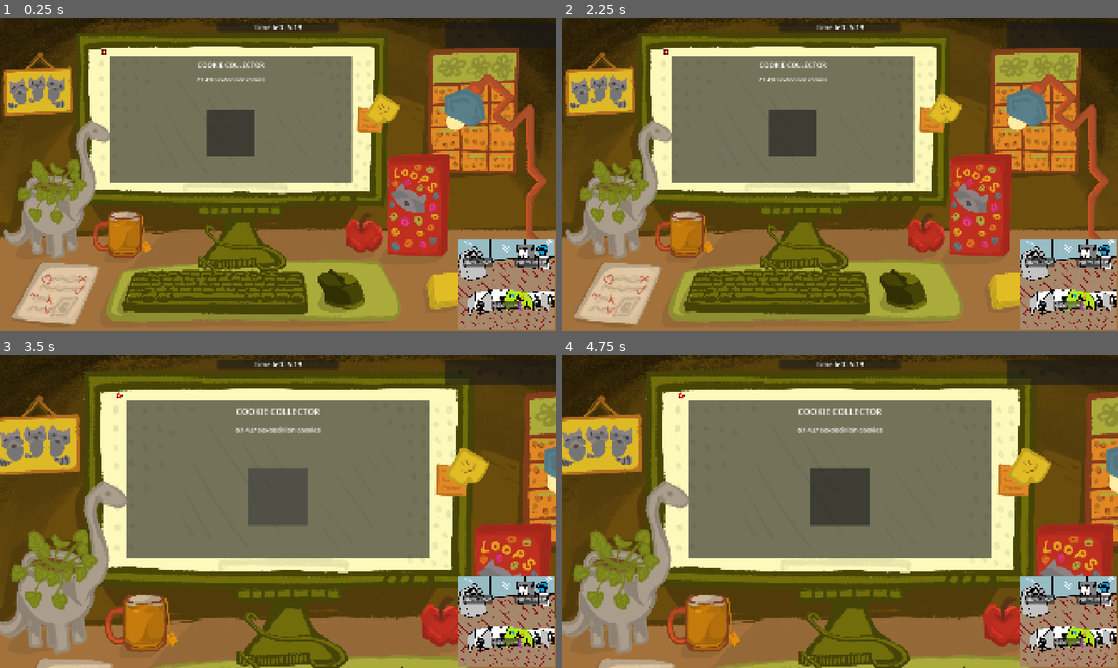
Above: before the commit, frames 1-4 (two rows, left to right).
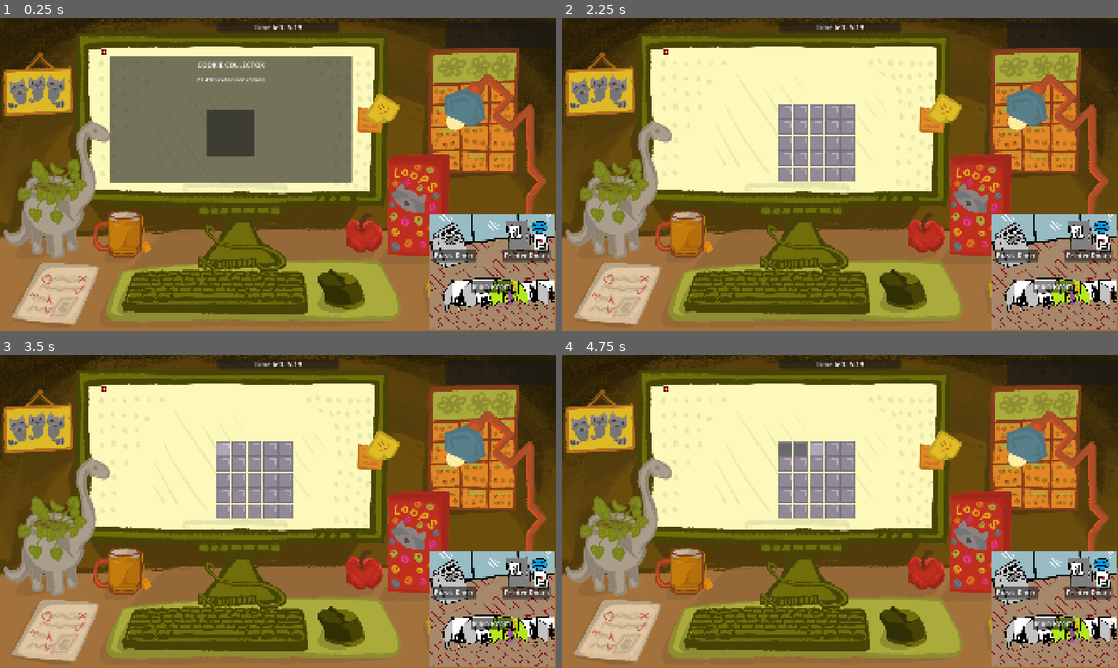
Above: after the commit, the same moments.

Repository: Pudding3160/cookie-jam
Game: Godot game, scene res://Scenes/MAIN/main.tscn
Same seed, same stepped clock (60 frames per second), same inputs: the game is played once before the commit and once after it. The engine's default icon, where the game draws it, is replaced by a stand-in: a white triangle on a blue panel in a dark square.
Inputs (mouse positions are in pixels of both pictures, inside the frame that each line leads up to; where the layout moved, square brackets give the same spot in the first picture):
- Up to frame 1 (0.25 s): no input
- Up to frame 2 (2.25 s): click "Break Room" at 0.5 s; click "Printer Room" at 1.25 s; click "Main Room" at 2 s
- Up to frame 3 (3.5 s): click (222, 448) [233, 470] at 2.75 s
- Up to frame 4 (4.75 s): click (801, 448) at 3.52 s; click (817, 448) at 4.27 s

The runs differ from the first frame. In frame 1, 6.6% of the frame differs, in the area x 77-100%, y 62-100%; in frame 2, 24%; in frame 3, 78%, in the area x 0-100%, y 0-100%; in frame 4, 78%.

Commit message:
added minesweeper

Diff:
--- a/Scenes/Borna/HonsGame/code/MainHorse.gd
+++ b/Scenes/Borna/HonsGame/code/MainHorse.gd
@@ -74,6 +74,7 @@
 
 func game_lost():
 	GlobalDistractionManager.set_distraction_active_state(false);
+	GlobalStrikeManager.update_strikes(1);	# Hard coded
 	speed=0
 	$HonsChar.queue_free()
 	$Timer.stop()
--- a/Scenes/Borna/Minesweeper/Minesweeper.tscn
+++ b/Scenes/Borna/Minesweeper/Minesweeper.tscn
@@ -14,6 +14,7 @@
 script = ExtResource("1_on8nw")
 
 [node name="Camera2D" type="Camera2D" parent="." unique_id=1530210954]
+visible = false
 
 [node name="GridContainer" type="GridContainer" parent="." unique_id=314917545]
 anchors_preset = 8
--- /dev/null
+++ b/Scenes/Distraction Warning/distraction_warning.gd
@@ -0,0 +1,11 @@
+extends CanvasLayer
+
+
+# Called when the node enters the scene tree for the first time.
+func _ready() -> void:
+	pass # Replace with function body.
+
+
+# Called every frame. 'delta' is the elapsed time since the previous frame.
+func _process(delta: float) -> void:
+	pass
--- a/Scenes/MAIN/main.tscn
+++ b/Scenes/MAIN/main.tscn
@@ -7,6 +7,7 @@
 [ext_resource type="PackedScene" uid="uid://dbxwhb0mhls3w" path="res://Ian/Distractions/Cookie Collector/cookie-collector.tscn" id="5_5b5k4"]
 [ext_resource type="PackedScene" uid="uid://cftkwo67v7ac4" path="res://Scenes/Strikes/strike_counter.tscn" id="6_t3iea"]
 [ext_resource type="PackedScene" uid="uid://bsjjcdvos1kvd" path="res://Scenes/Borna/BORNA TESTING/hons_controller.tscn" id="7_6j7wv"]
+[ext_resource type="PackedScene" uid="uid://sc6kcea8l7i" path="res://Scenes/Borna/BORNA TESTING/sweeper_controller.tscn" id="8_33lhf"]
 
 [node name="Main" type="Node" unique_id=1694300178]
 
@@ -31,3 +32,7 @@
 interval = 5
 difficulty = 1
 check_for_active_room = true
+
+[node name="Sweeper_controller" parent="." unique_id=1424258307 instance=ExtResource("8_33lhf")]
+interval = 2
+check_for_active_room = true
--- a/Scenes/Map/map.tscn
+++ b/Scenes/Map/map.tscn
@@ -23,8 +23,8 @@
 [node name="PanelContainer" type="PanelContainer" parent="Control" unique_id=135512231]
 layout_mode = 1
 anchors_preset = -1
-offset_left = 1579.0
-offset_top = 764.0
+offset_left = 1484.938
+offset_top = 677.0
 offset_right = 1912.0
 offset_bottom = 1071.9988
 grow_horizontal = 2
@@ -38,21 +38,23 @@
 
 [node name="VBoxContainer" type="VBoxContainer" parent="Control/PanelContainer/CenterContainer" unique_id=243206417]
 layout_mode = 2
-theme_override_constants/separation = 117
+theme_override_constants/separation = 64
 
 [node name="HBoxContainer" type="HBoxContainer" parent="Control/PanelContainer/CenterContainer/VBoxContainer" unique_id=1767316504]
 layout_mode = 2
-theme_override_constants/separation = 75
+theme_override_constants/separation = 91
 alignment = 1
 
 [node name="MapButton" parent="Control/PanelContainer/CenterContainer/VBoxContainer/HBoxContainer" unique_id=1795815701 instance=ExtResource("2_anho1")]
 layout_mode = 2
+theme_override_font_sizes/font_size = 24
 text = "Break Room"
 room = ExtResource("3_fyo8k")
 room_type = 1
 
 [node name="MapButton3" parent="Control/PanelContainer/CenterContainer/VBoxContainer/HBoxContainer" unique_id=1541229317 instance=ExtResource("2_anho1")]
 layout_mode = 2
+theme_override_font_sizes/font_size = 24
 text = "Printer Room"
 room = ExtResource("5_oydqy")
 room_type = 2
@@ -62,5 +64,6 @@
 
 [node name="MapButton2" parent="Control/PanelContainer/CenterContainer/VBoxContainer/CenterContainer" unique_id=322099234 instance=ExtResource("2_anho1")]
 layout_mode = 2
+theme_override_font_sizes/font_size = 24
 text = "Main Room"
 room = ExtResource("4_eu35m")
Not shown, added: Scenes/Distraction Warning/distraction_warning.gd.uid
